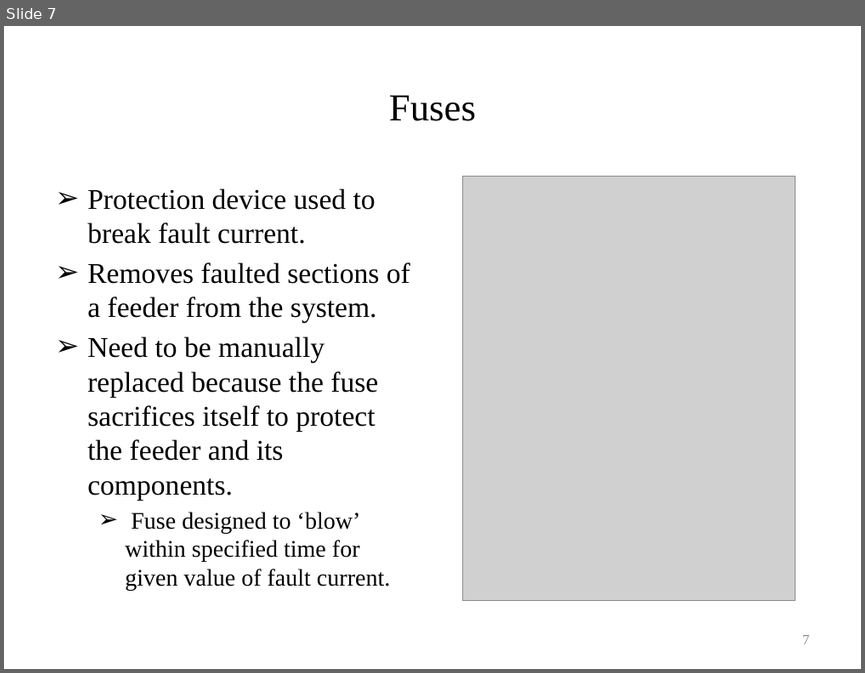
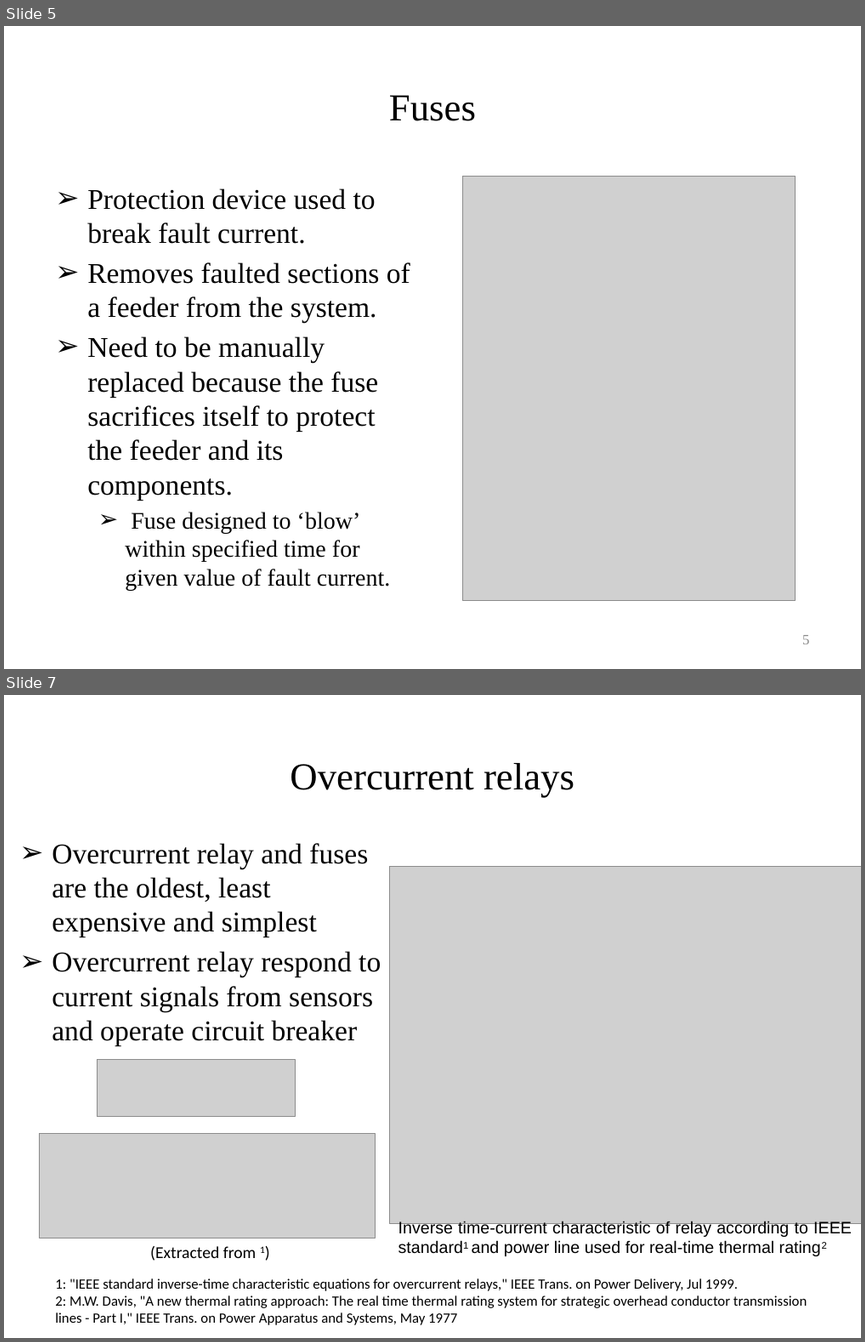
Before and after one commit to gridlab-d/course, a slide deck: University of Washington Class/Module 9 - Automated switching and reconfiguration.pptx. Shown one above the other, each under a label of ours: slide 7 before the commit, slides 5 and 7 after it; the slides between them are not shown. The pictures are 865x673 and 865x1342 pixels, drawn with LibreOffice and Linux fonts; fonts in the diff are those of the drawing; grey boxes stand for pictures. Boxes give left, top, right and bottom in pixels: in the first picture for what was removed or moved away, otherwise in the second. Text is boxed around its words. In the diff, an @@ line names an element or a change of style, - is before the commit and + after.

```diff
--- a/University of Washington Class/Module 9 - Automated switching and reconfiguration.pptx
+++ b/University of Washington Class/Module 9 - Automated switching and reconfiguration.pptx
@@ slide 7 added at <box>4,695,861,1338</box>, background #FFFFFF @@
@@ title added at <box>290,763,574,797</box>, 32 pt, text #000000 @@
+Overcurrent relays
@@ text added at <box>52,843,381,1046</box>, 24 pt, text #000000 @@
+➢ Overcurrent relay and fuses are the oldest, least expensive and simplest
+➢ Overcurrent relay respond to current signals from sensors and operate circuit breaker
@@ picture added at <box>390,867,861,1224</box> @@
@@ picture added at <box>97,1059,295,1117</box> @@
@@ picture added at <box>40,1133,375,1237</box> @@
@@ text added at <box>398,1220,851,1256</box>, 14 pt, text #000000 @@
+Inverse time-current characteristic of relay according to IEEE standard1 and power line used for real-time thermal rating2
@@ text added at <box>150,1246,265,1260</box>, 14 pt, text #000000 @@
+(Extracted from 1)
@@ text added at <box>55,1278,806,1325</box>, 12 pt, text #000000 @@
+1: "IEEE standard inverse-time characteristic equations for overcurrent relays," IEEE Trans. on Power Delivery, Jul 1999.
+2: M.W. Davis, "A new thermal rating approach: The real time thermal rating system for strategic overhead conductor transmission lines - Part I," IEEE Trans. on Power Apparatus and Systems, May 1977
@@ what was slide 7 is now slide 5 @@
@@ page number at <box>802,635,809,644</box>: text changed @@
-7
+5
```
Also in this commit, not shown: 4 slides changed, 18 other slides added.
